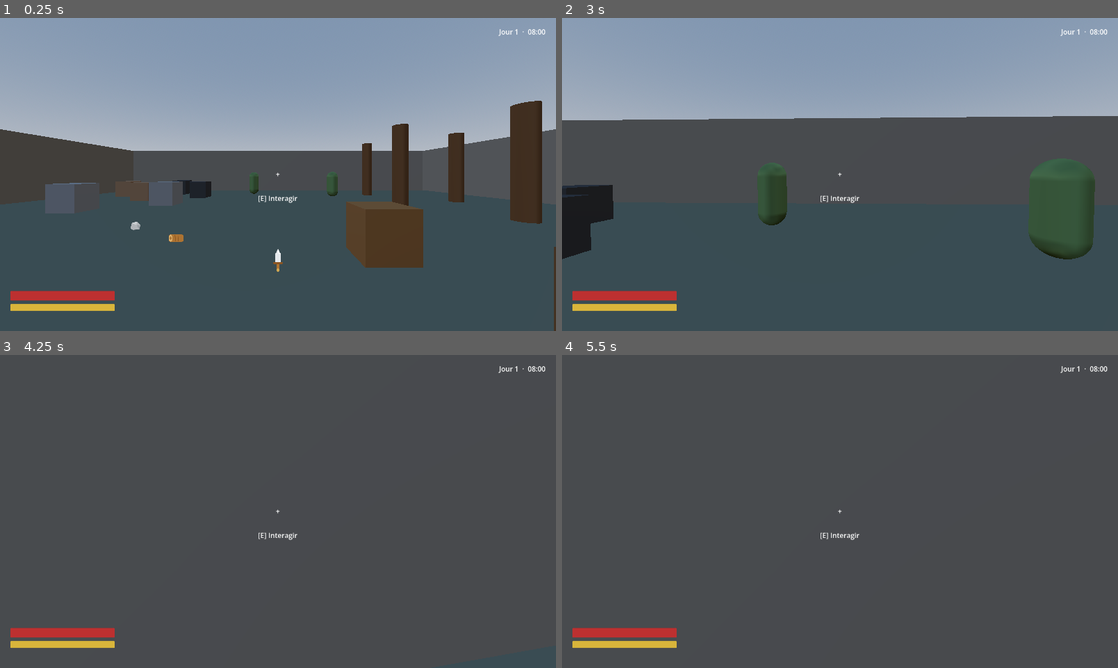
Above: before the commit, frames 1-4 (two rows, left to right).
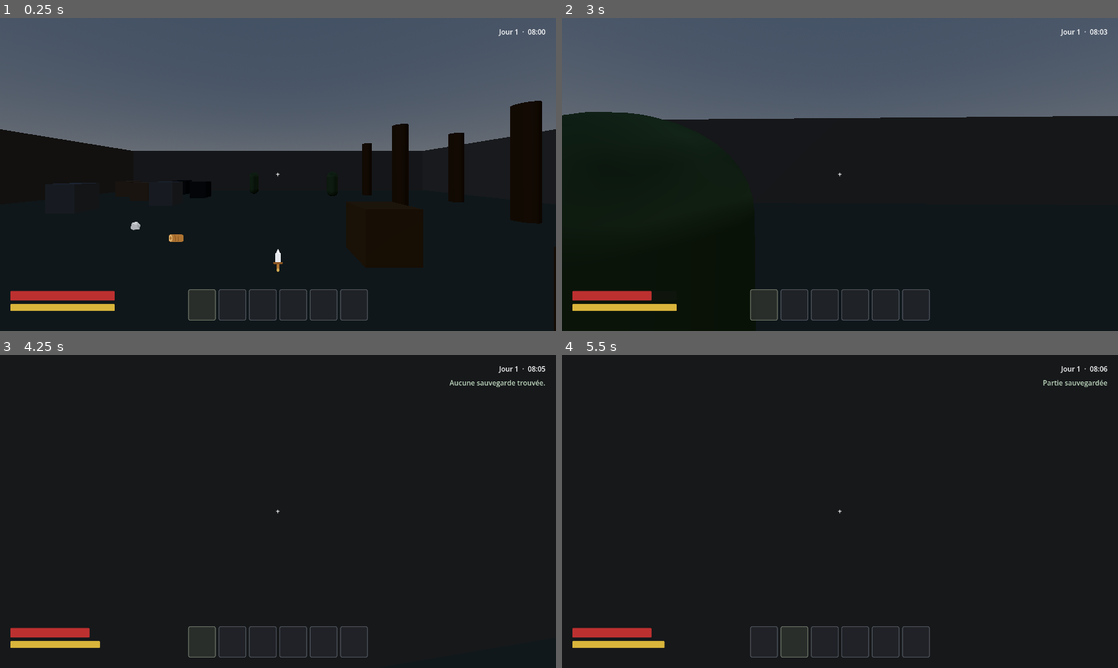
Above: after the commit, the same moments.

Repository: RosierKirill/QuietPlaceGame
Game: Godot game, scene res://world/demo.tscn
Same seed, same stepped clock (60 frames per second), same inputs: the game is played once before the commit and once after it.
Inputs (mouse positions are in pixels of both pictures, inside the frame that each line leads up to):
- Up to frame 1 (0.25 s): no input
- Up to frame 2 (3 s): tap Enter at 0.5 s; move the mouse to (867, 174) at 0.52 s; press the mouse at (867, 174) at 0.53 s; hold W (move_forward) from 0.53 s (still down); tap Space (jump) at 0.77, 1.52 s; move the mouse to (812, 174) at 1.27 s; release the mouse at (812, 174) at 1.28 s; tap Mouse wheel down (hotbar_next) at 1.35 s; move the mouse to (851, 168) at 2.02 s; hold Mouse wheel up (hotbar_previous) 2.03-2.78 s; move the mouse to (834, 180) at 2.77 s; tap E (interact) at 2.85 s
- Up to frame 3 (4.25 s): keep holding W (move_forward); tap Space (jump) at 3.02, 3.77 s; move the mouse to (316, 514) at 3.52 s; hold Shift (sprint) from 3.53 s (still down); tap F9 (quick_load, bound only after the commit) at 4.15 s
- Up to frame 4 (5.5 s): keep holding W (move_forward); move the mouse to (795, 508) at 4.27 s; release Shift (sprint) at 4.28 s; click (795, 508) at 4.35 s; tap Space (jump) at 4.52 s; tap F5 (quick_save, bound only after the commit) at 4.9 s; move the mouse to (845, 511) at 5.02 s; hold Mouse wheel down (hotbar_next) from 5.03 s (still down)

The runs differ from the first frame. In frame 1, 99% of the frame differs, in the area x 0-100%, y 0-100%; in frame 2, 97%; in frame 3, 99%; in frame 4, 99%.
Error before the commit: Parse Error: Identifier "ItemDatabase" not declared in the current scope. (res://systems/inventory/inventory.gd:68)

Commit message:
feat: persiste l'état du monde et enregistre les autoloads
WorldState retient les ressources déjà récoltées, qui ne doivent pas
réapparaître, et les objets laissés au sol. Les créatures ne sont
volontairement pas sauvegardées : elles réapparaissent d'elles-mêmes et les
figer n'apporterait rien. Le terrain n'est pas concerné non plus, sa
persistance viendra nativement avec le passage au voxel.

Enregistre TimeOfDay, ItemDatabase et SaveManager comme autoloads, dans cet
ordre : SaveManager lit les deux autres et doit donc être initialisé après eux.
Ajoute les raccourcis de sauvegarde et de chargement rapides.

GAME-1104

Diff:
--- a/project.godot
+++ b/project.godot
@@ -20,6 +20,9 @@
 [autoload]
 
 UiState="*res://autoload/ui_state.gd"
+TimeOfDay="*res://autoload/time_of_day.gd"
+ItemDatabase="*res://autoload/item_database.gd"
+SaveManager="*res://autoload/save_manager.gd"
 
 [display]
 
@@ -118,3 +121,13 @@
 "events": [Object(InputEventMouseButton,"resource_local_to_scene":false,"resource_name":"","device":-1,"window_id":0,"a …(253 unchanged characters)…
 ]
 }
+quick_save={
+"deadzone": 0.5,
+"events": [Object(InputEventKey,"resource_local_to_scene":false,"resource_name":"","device":-1,"window_id":0,"alt_pressed":false,"shift_pressed":false,"ctrl_pressed":false,"meta_pressed":false,"pressed":false,"keycode":0,"physical_keycode":4194336,"key_label":0,"unicode":0,"location":0,"echo":false,"script":null)
+]
+}
+quick_load={
+"deadzone": 0.5,
+"events": [Object(InputEventKey,"resource_local_to_scene":false,"resource_name":"","device":-1,"window_id":0,"alt_pressed":false,"shift_pressed":false,"ctrl_pressed":false,"meta_pressed":false,"pressed":false,"keycode":0,"physical_keycode":4194340,"key_label":0,"unicode":0,"location":0,"echo":false,"script":null)
+]
+}
--- a/world/demo.tscn
+++ b/world/demo.tscn
@@ -1,7 +1,8 @@
-[gd_scene load_steps=30 format=3]
+[gd_scene load_steps=31 format=3]
 
 [ext_resource type="PackedScene" path="res://player/player.tscn" id="1_player"]
 [ext_resource type="Script" path="res://world/systems/sky_cycle.gd" id="20_sky"]
+[ext_resource type="Script" path="res://world/systems/world_state.gd" id="22_state"]
 [ext_resource type="Script" path="res://entities/mobs/night_spawner.gd" id="21_spawner"]
 [ext_resource type="Script" path="res://systems/interaction/interactable.gd" id="2_interactable"]
 [ext_resource type="PackedScene" path="res://entities/items/world_item.tscn" id="3_world_item"]
@@ -208,3 +209,6 @@
 mob_scene = ExtResource("11_zombie")
 maximum_alive = 5
 spawn_interval = 14.0
+
+[node name="WorldState" type="Node" parent="."]
+script = ExtResource("22_state")
--- /dev/null
+++ b/world/systems/world_state.gd
@@ -0,0 +1,121 @@
+class_name WorldState
+extends Node
+
+## Mémorise ce que le joueur a changé dans le monde.
+##
+## Deux choses seulement : les ressources déjà récoltées, qui ne doivent pas
+## réapparaître, et les objets laissés au sol. Les créatures ne sont pas
+## sauvegardées — elles réapparaissent d'elles-mêmes et les figer n'apporterait
+## rien à ce stade.
+##
+## NE SAUVEGARDE PAS LE TERRAIN : avec le passage au voxel, la persistance du
+## terrain sera assurée nativement par VoxelStreamSQLite.
+
+const WORLD_ITEM_SCENE: PackedScene = preload("res://entities/items/world_item.tscn")
+
+## Identifiant de sauvegarde.
+@export var save_id: String = "world"
+
+## Chemins des ressources récoltées, relatifs à la racine du niveau.
+var _harvested: Dictionary = {}
+
+
+func _ready() -> void:
+	add_to_group(&"saveable")
+	_watch_existing_harvestables()
+
+
+## S'abonne à chaque ressource récoltable déjà présente dans le niveau.
+func _watch_existing_harvestables() -> void:
+	for node in _find_all_harvestables(get_parent()):
+		var path := String(get_parent().get_path_to(node))
+		node.harvested.connect(_on_harvested.bind(path))
+
+
+func _find_all_harvestables(root: Node) -> Array[Harvestable]:
+	var found: Array[Harvestable] = []
+
+	for child in root.get_children():
+		if child is Harvestable:
+			found.append(child as Harvestable)
+		found.append_array(_find_all_harvestables(child))
+
+	return found
+
+
+func _on_harvested(path: String) -> void:
+	_harvested[path] = true
+
+
+# --- Contrat de sauvegarde ---
+
+func get_save_id() -> String:
+	return save_id
+
+
+func save_data() -> Dictionary:
+	var ground_items := []
+
+	for item in _find_all_world_items(get_parent()):
+		if item.item == null:
+			continue
+
+		ground_items.append({
+			"item": String(item.item.id),
+			"quantity": item.quantity,
+			"position": [
+				item.global_position.x, item.global_position.y, item.global_position.z
+			],
+		})
+
+	return {
+		"harvested": _harvested.keys(),
+		"ground_items": ground_items,
+	}
+
+
+func load_data(data: Dictionary) -> void:
+	_harvested.clear()
+
+	# Retirer les ressources qui avaient déjà été récoltées.
+	for path in data.get("harvested", []):
+		_harvested[path] = true
+		var node := get_parent().get_node_or_null(NodePath(path))
+		if node != null:
+			node.queue_free()
+
+	# Repartir d'un sol propre, puis replacer ce qui y était.
+	for item in _find_all_world_items(get_parent()):
+		item.queue_free()
+
+	for entry in data.get("ground_items", []):
+		_restore_ground_item(entry)
+
+
+func _restore_ground_item(entry: Dictionary) -> void:
+	var item := ItemDatabase.get_item(StringName(entry.get("item", "")))
+	if item == null:
+		return
+
+	var position_values: Array = entry.get("position", [])
+	if position_values.size() != 3:
+		return
+
+	var world_item := WORLD_ITEM_SCENE.instantiate() as WorldItem
+	world_item.item = item
+	world_item.quantity = int(entry.get("quantity", 1))
+	get_parent().add_child(world_item)
+	world_item.global_position = Vector3(
+		position_values[0], position_values[1], position_values[2]
+	)
+
+
+func _find_all_world_items(root: Node) -> Array[WorldItem]:
+	var found: Array[WorldItem] = []
+
+	for child in root.get_children():
+		if child is WorldItem:
+			found.append(child as WorldItem)
+		found.append_array(_find_all_world_items(child))
+
+	return found
--- a/world/test_room.tscn
+++ b/world/test_room.tscn
@@ -1,7 +1,8 @@
-[gd_scene load_steps=30 format=3 uid="uid://c0dj01gi5y57b"]
+[gd_scene load_steps=31 format=3 uid="uid://c0dj01gi5y57b"]
 
 [ext_resource type="PackedScene" path="res://player/player.tscn" id="1_player"]
 [ext_resource type="Script" path="res://world/systems/sky_cycle.gd" id="20_sky"]
+[ext_resource type="Script" path="res://world/systems/world_state.gd" id="22_state"]
 [ext_resource type="Script" path="res://entities/mobs/night_spawner.gd" id="21_spawner"]
 [ext_resource type="Script" path="res://systems/interaction/interactable.gd" id="2_interactable"]
 [ext_resource type="PackedScene" path="res://entities/items/world_item.tscn" id="3_world_item"]
@@ -182,3 +183,6 @@
 script = ExtResource("20_sky")
 sun_path = NodePath("../DirectionalLight3D")
 environment_path = NodePath("../WorldEnvironment")
+
+[node name="WorldState" type="Node" parent="."]
+script = ExtResource("22_state")
